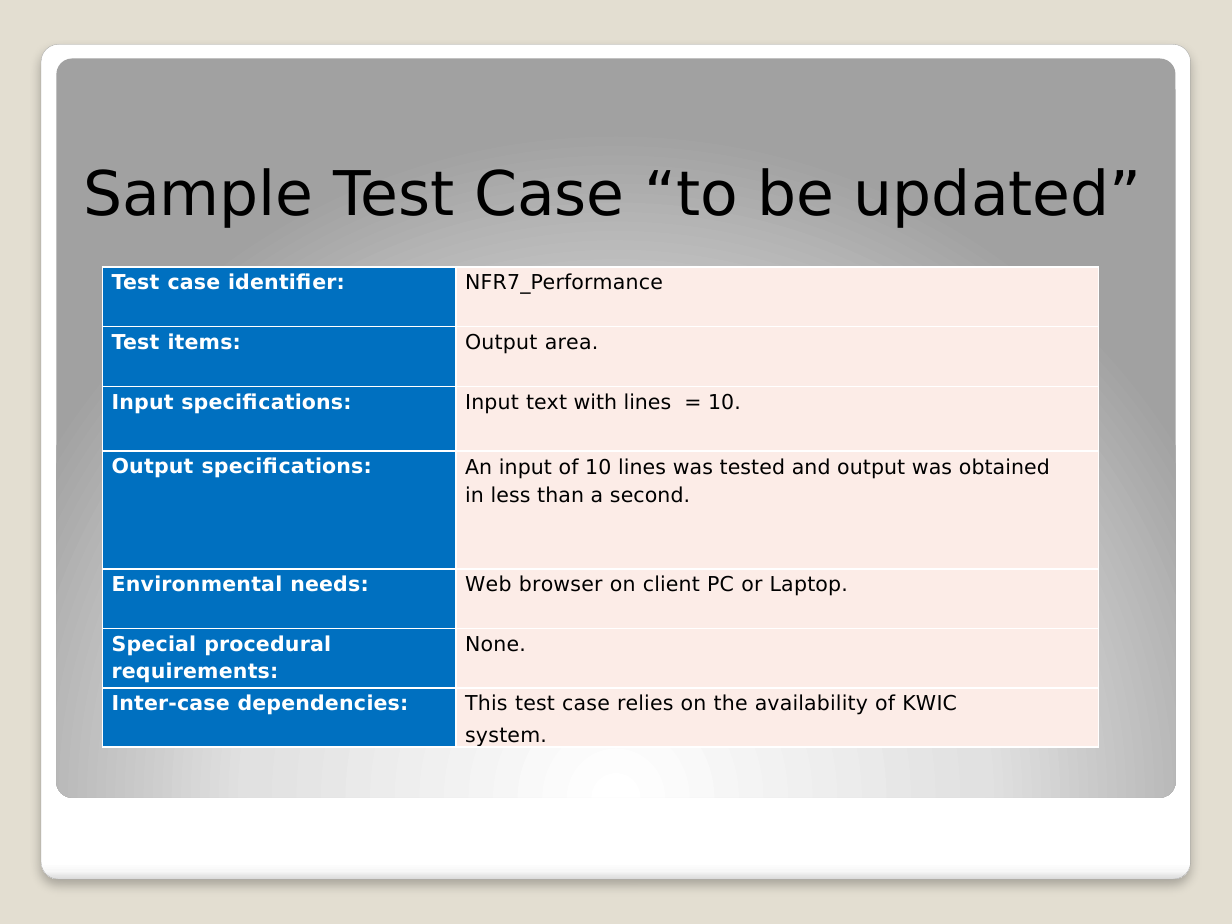
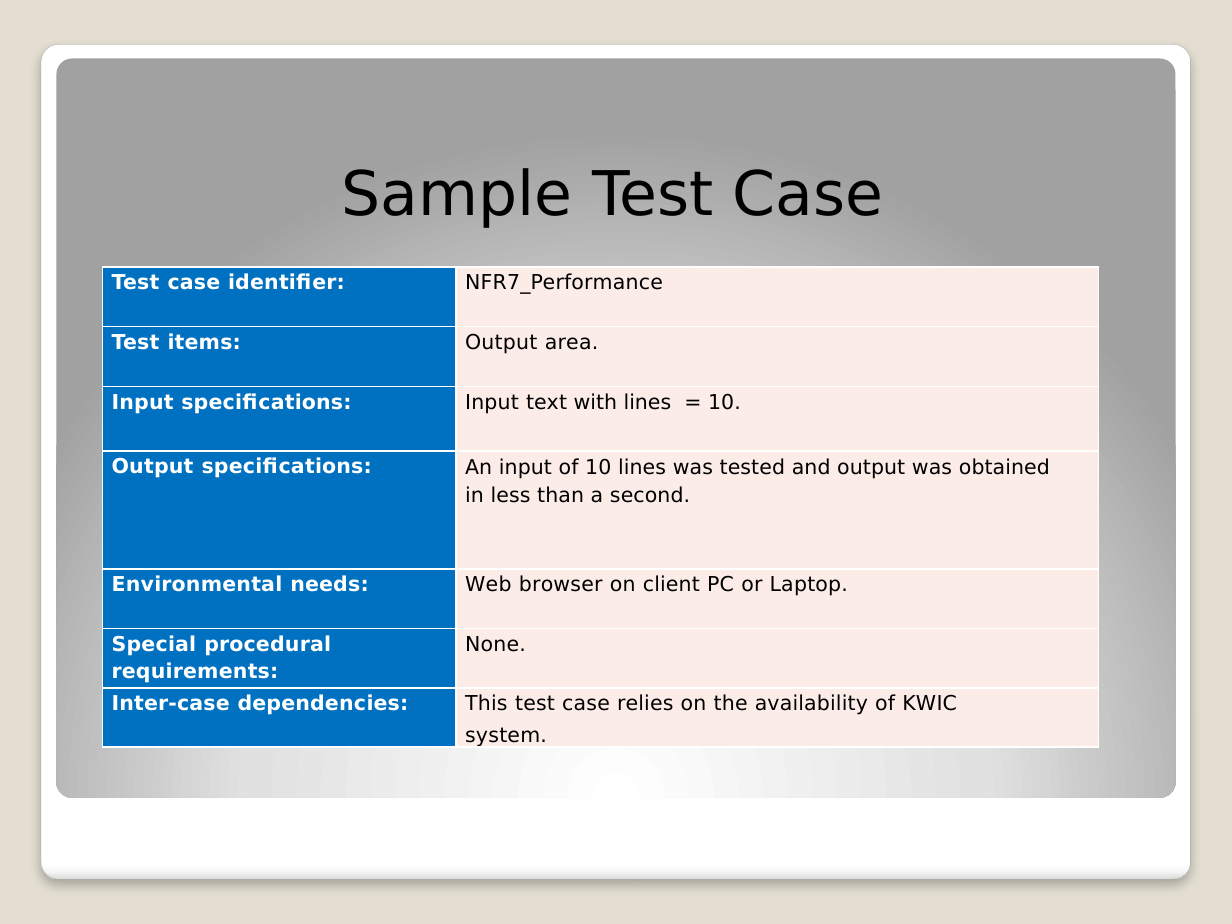
Before and after one commit to Project-kwic/ASAD, a slide deck: slide 32 of Phase-I Interim.pptx. Drawn at 1232x924 pixels with LibreOffice and Linux fonts; fonts in the diff are those of the drawing. Boxes give left, top, right and bottom in pixels: in the first picture for what was removed or moved away, otherwise in the second. Text is boxed around its words. In the diff, an @@ line names an element or a change of style, - is before the commit and + after.

```diff
--- a/Phase-I Interim.pptx
+++ b/Phase-I Interim.pptx
@@ title at box(342, 168, 884, 228): text changed @@
-Sample Test Case “to be updated”
+Sample Test Case
```
Also in this commit, not shown: 2 other slides changed, 2 other files.
